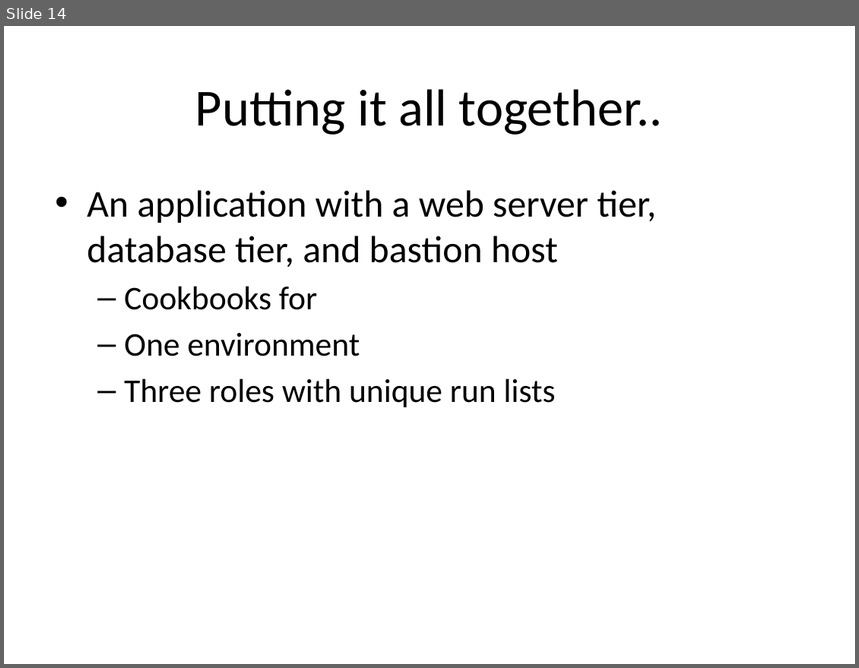
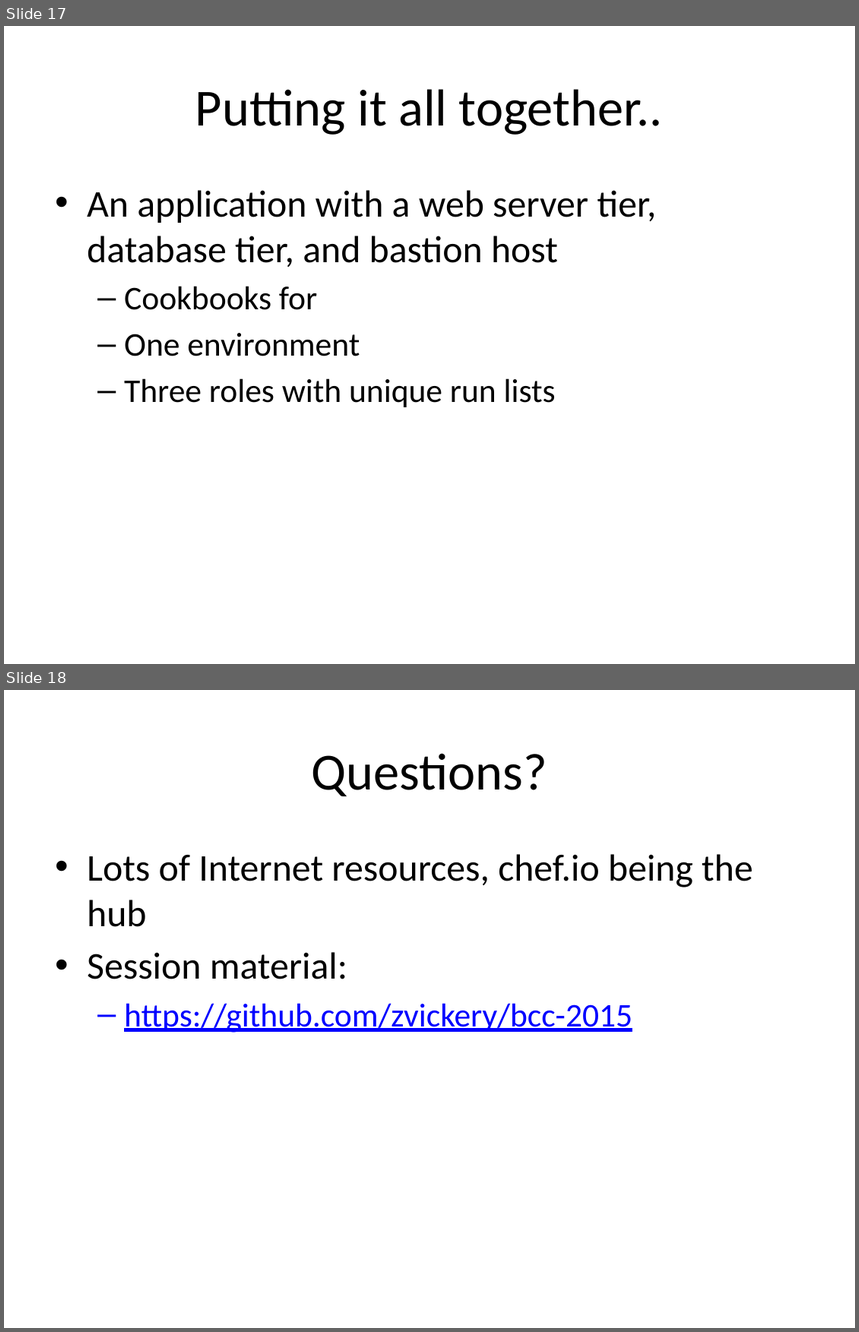
Before and after one commit to zvickery/bcc-2015, a slide deck: presentation/IntroToChef.pptx. Shown one above the other, each under a label of ours: slide 14 before the commit, slides 17 and 18 after it. The pictures are 859x668 and 859x1332 pixels, drawn with LibreOffice and Linux fonts; fonts in the diff are those of the drawing. Boxes give left, top, right and bottom in pixels: in the first picture for what was removed or moved away, otherwise in the second. Text is boxed around its words. In the diff, an @@ line names an element or a change of style, - is before the commit and + after.

Commit message:
More presentation material.

```diff
--- a/presentation/IntroToChef.pptx
+++ b/presentation/IntroToChef.pptx
@@ slide 18 added at [4, 690, 855, 1328], background #FFFFFF @@
@@ title added at [311, 753, 547, 796], 44 pt, text #000000 @@
+Questions?
@@ text added at [87, 854, 753, 1033], 32 pt, text #000000 @@
+• Lots of Internet resources, chef.io being the hub
+• Session material:
+  – https://github.com/zvickery/bcc-2015
@@ what was slide 14 is now slide 17 @@
```
Also in this commit, not shown: 4 slides changed, 3 other slides added, 5 other files.
